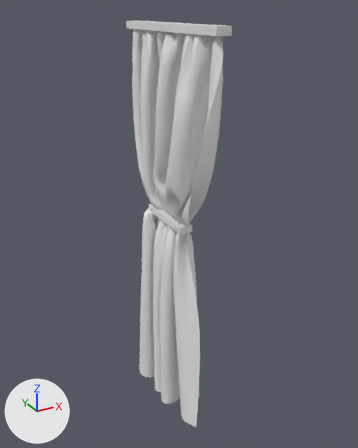
The FBX model Proyecto3_Yippee/Assets/Art/FBX/Cortinas.fbx as it was, and as the next commit left it.
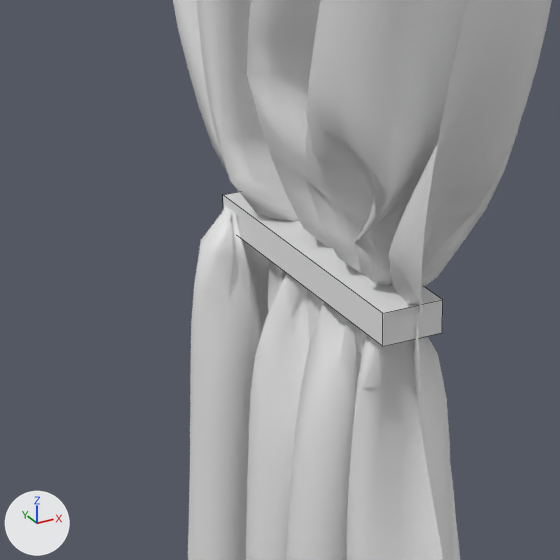
The first picture shows the older version from a camera (50 mm lens) standing at (-1.72, -3.33, 1.61) and looking at (0.09, -0.04, -0.04). The close-ups show both versions on the part from 29% to 60% of the width and 37% to 62% of the height of that picture; other places that the commit changed are outside them. The lights are fixed; the arrows at lower left show +X, +Y and +Z. The close-ups show mesh edges as thin lines. Where no turn or scale is listed for an object, it has been applied to the vertices.
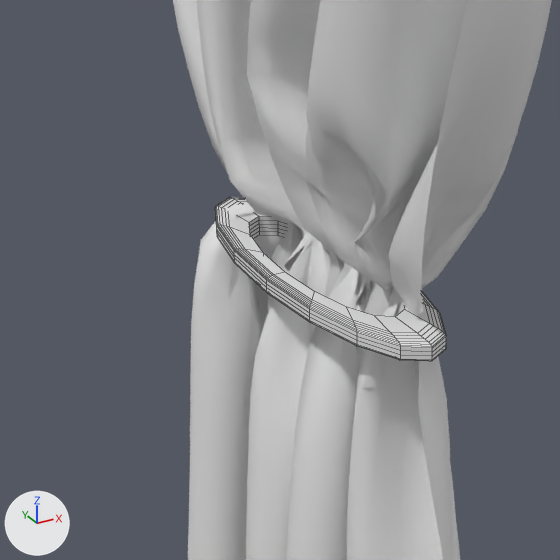
The change, as a list of edits to the scene's bpy script:
```text
Add me_mesh_002_1:
    me_mesh_002_1.from_pydata(...)  # 384 vertices, 352 faces; spans x -0.104..0.104, y -0.352..0.352, z 0.0..0.034
Remove ob_box002:
    ob_box002 = bpy.data.objects.new('Box002', me_mesh_002)
    ob_box002.location = (0.009, -0.02, 0.001)
Add ob_tube001:
    ob_tube001 = bpy.data.objects.new('Tube001', me_mesh_002_1)
    ob_tube001.location = (-0.008, -0.041, 0.0)
```

Location of each change, (x1, y1, x2, y2) in pixels of the close-ups (560 x 560 px):
'Box002', deleted: before (223, 192, 443, 346)
'Tube001', added: after (215, 197, 446, 361)
